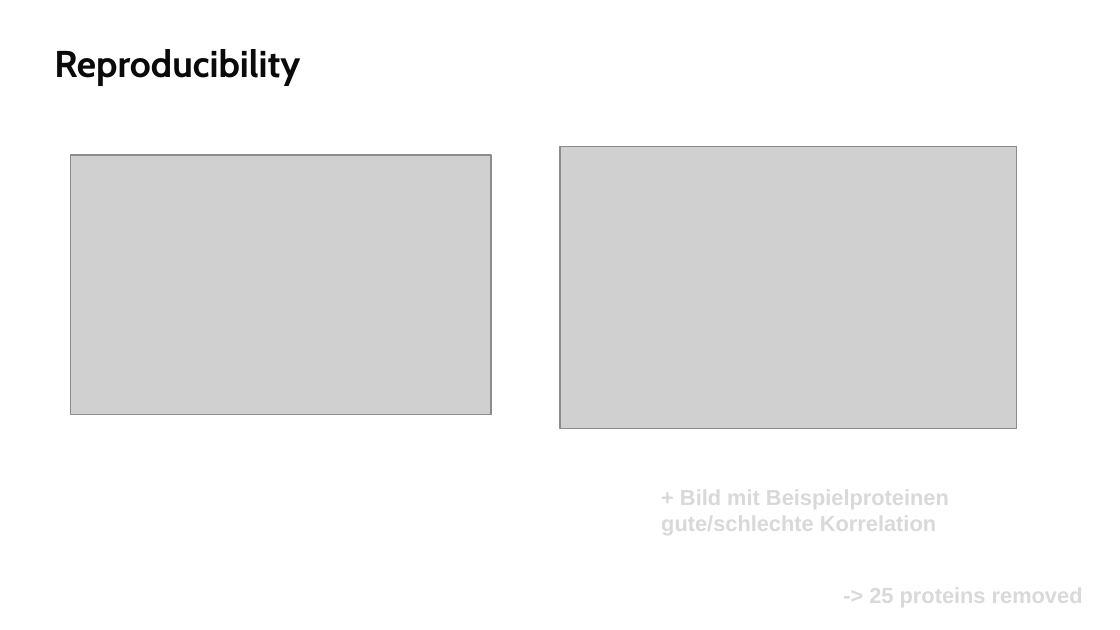
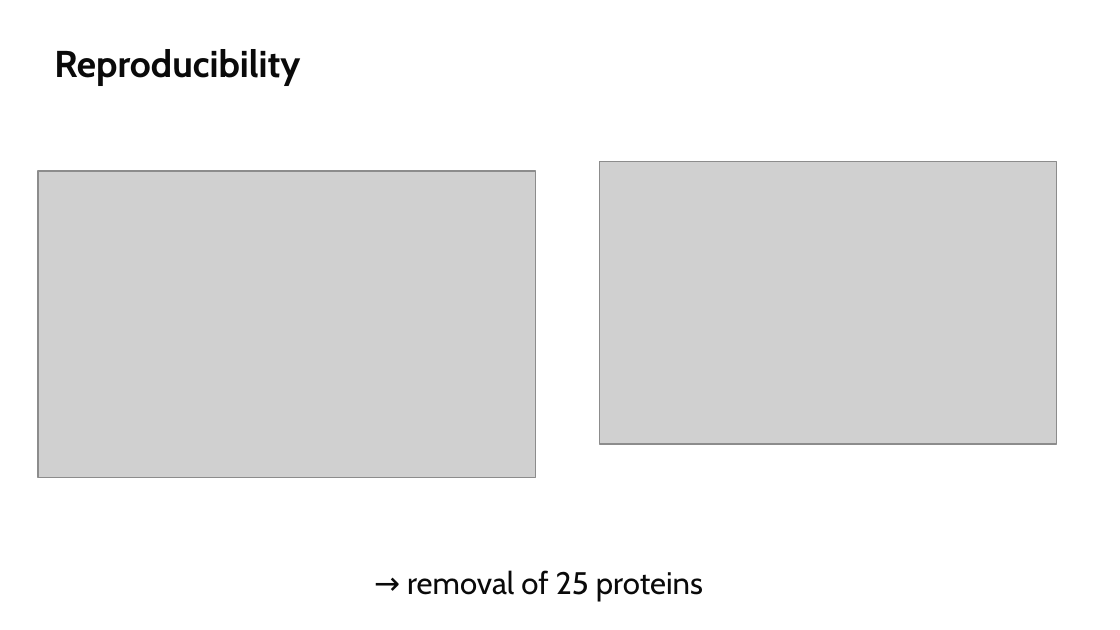
Before and after one commit to datascience-mobi-2022/2022-topic-03-team-02, a slide deck: slide 8 of finalpresentation/Bioinfo_Prasi(1).pptx (slide 10 before the commit). Drawn at 1120x630 pixels with LibreOffice and Linux fonts; fonts in the diff are those of the drawing; grey boxes stand for pictures. Boxes give left, top, right and bottom in pixels: in the first picture for what was removed or moved away, otherwise in the second. Text is boxed around its words. In the diff, an @@ line names an element or a change of style, - is before the commit and + after.

```diff
--- a/finalpresentation/Bioinfo_Prasi(1).pptx
+++ b/finalpresentation/Bioinfo_Prasi(1).pptx
@@ picture: place and size @@
-picture at <box>71,155,491,414</box>
+picture at <box>38,171,535,478</box>
@@ picture: place and size @@
-picture at <box>560,147,1017,429</box>
+picture at <box>599,161,1056,444</box>
@@ text removed at <box>661,486,949,536</box> @@
-+ Bild mit Beispielproteinen gute/schlechte Korrelation
@@ text added at <box>407,570,703,601</box>, 20 pt, text #0A0A0A @@
+→ removal of 25 proteins
@@ text removed at <box>869,584,1083,608</box> @@
--> 25 proteins removed
```
Also in this commit, not shown: 2 other slides changed, 2 slides removed.
